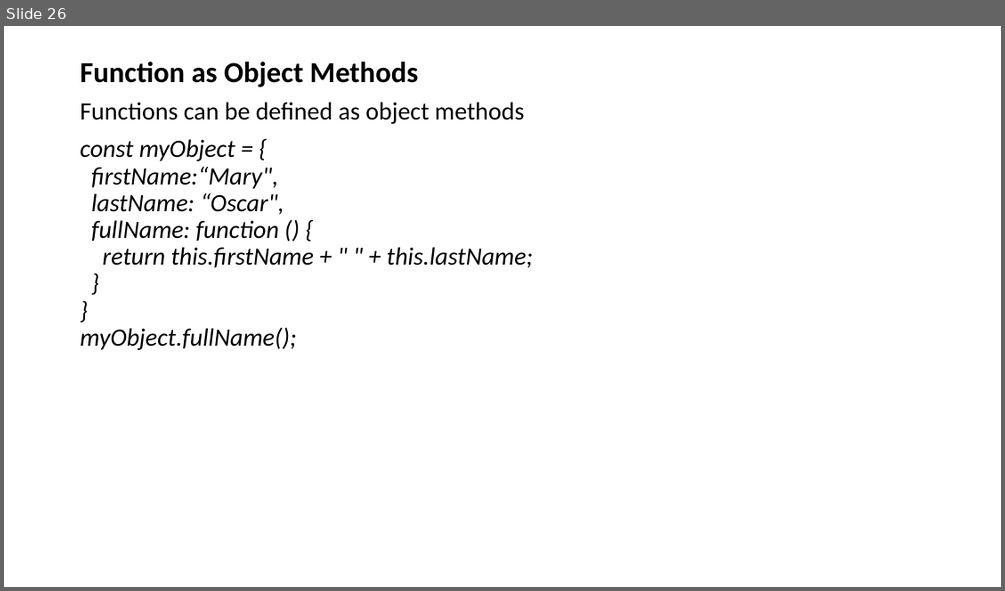
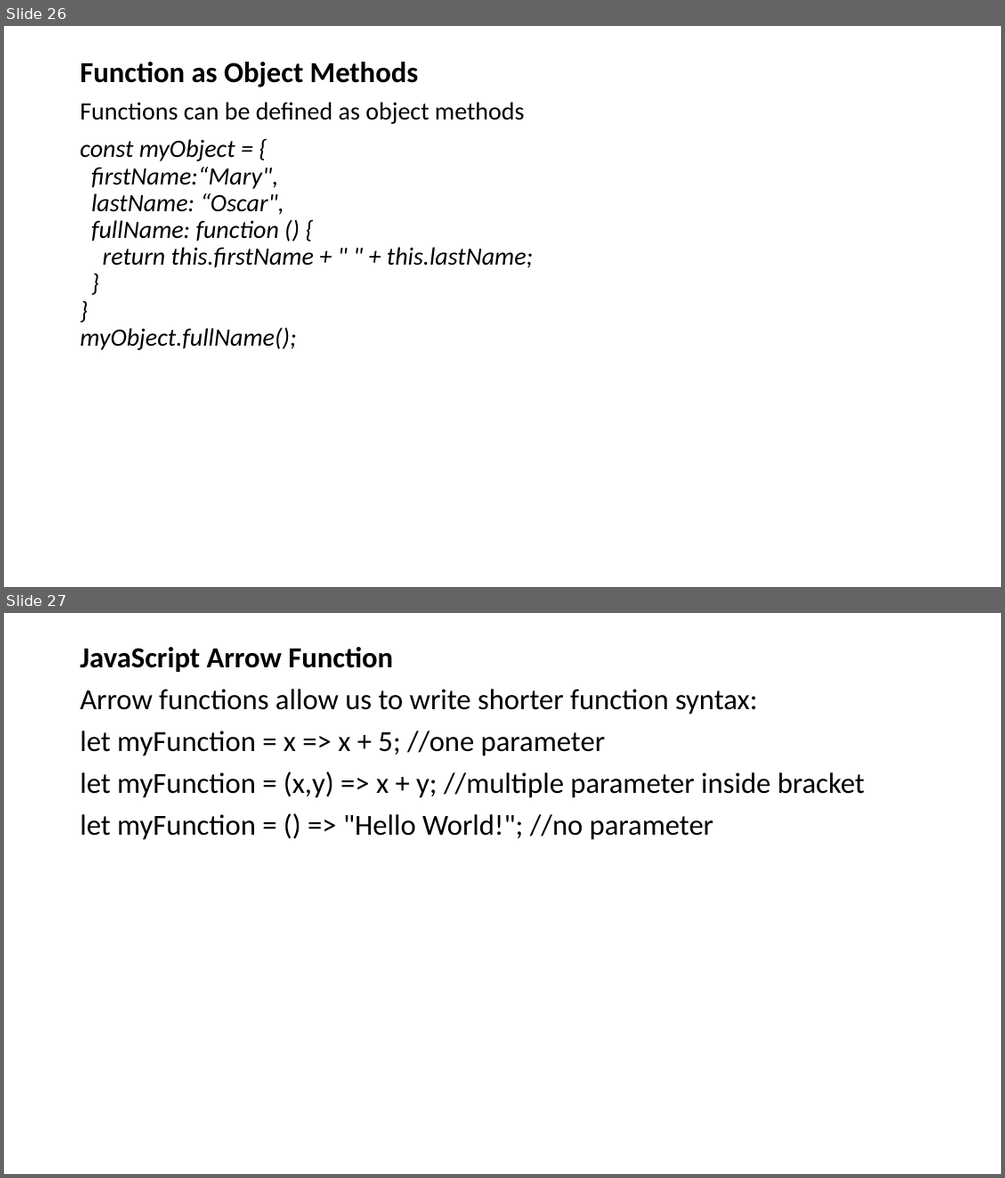
Before and after one commit to adeakinwe/AcademyFourPointZero, a slide deck: xx/lecture2/javascript/javascript.pptx. Shown one above the other, each under a label of ours: slide 26 before the commit, slides 26 and 27 after it. The pictures are 1005x591 and 1005x1178 pixels, drawn with LibreOffice and Linux fonts; fonts in the diff are those of the drawing. Boxes give left, top, right and bottom in pixels: in the first picture for what was removed or moved away, otherwise in the second. Text is boxed around its words. In the diff, an @@ line names an element or a change of style, - is before the commit and + after.

Commit message:
arrow function

```diff
--- a/xx/lecture2/javascript/javascript.pptx
+++ b/xx/lecture2/javascript/javascript.pptx
@@ slide 27 added at (4, 613, 1001, 1174), background #FFFFFF @@
@@ text added at (80, 647, 865, 840), 28 pt, text #000000 @@
+JavaScript Arrow Function
+Arrow functions allow us to write shorter function syntax:
+let myFunction = x => x + 5; //one parameter
+let myFunction = (x,y) => x + y; //multiple parameter inside bracket
+let myFunction = () => "Hello World!"; //no parameter
```
Also in this commit, not shown: 4 other slides added, 1 other file.
